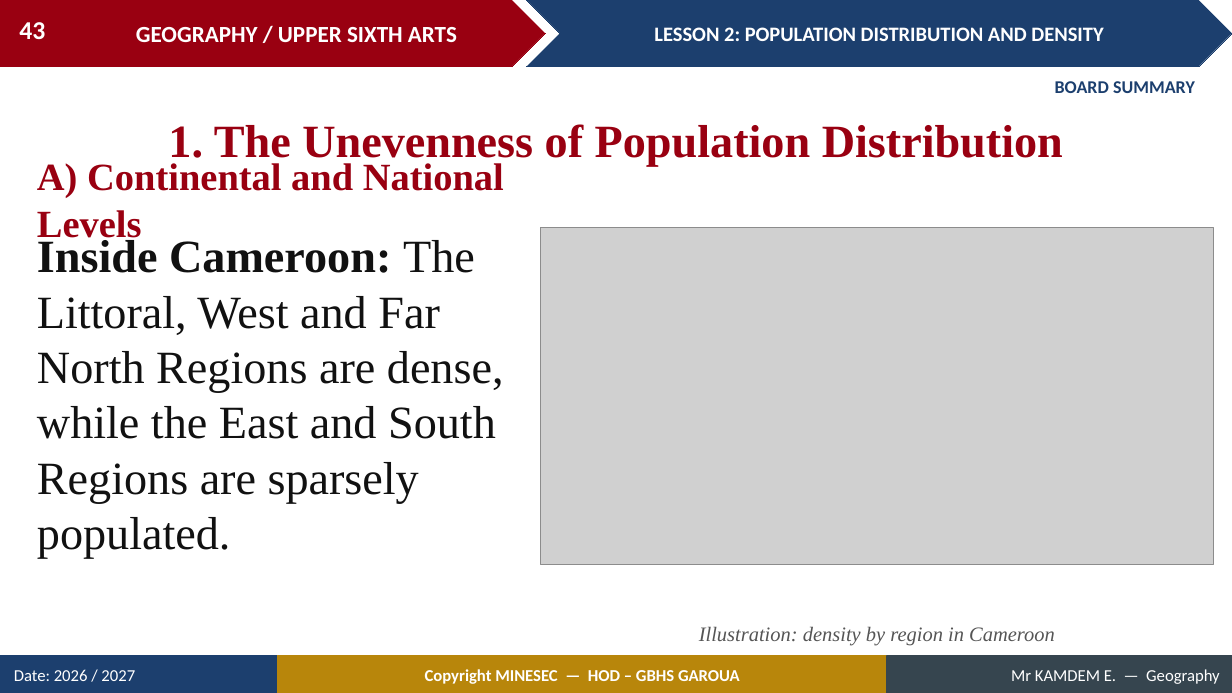
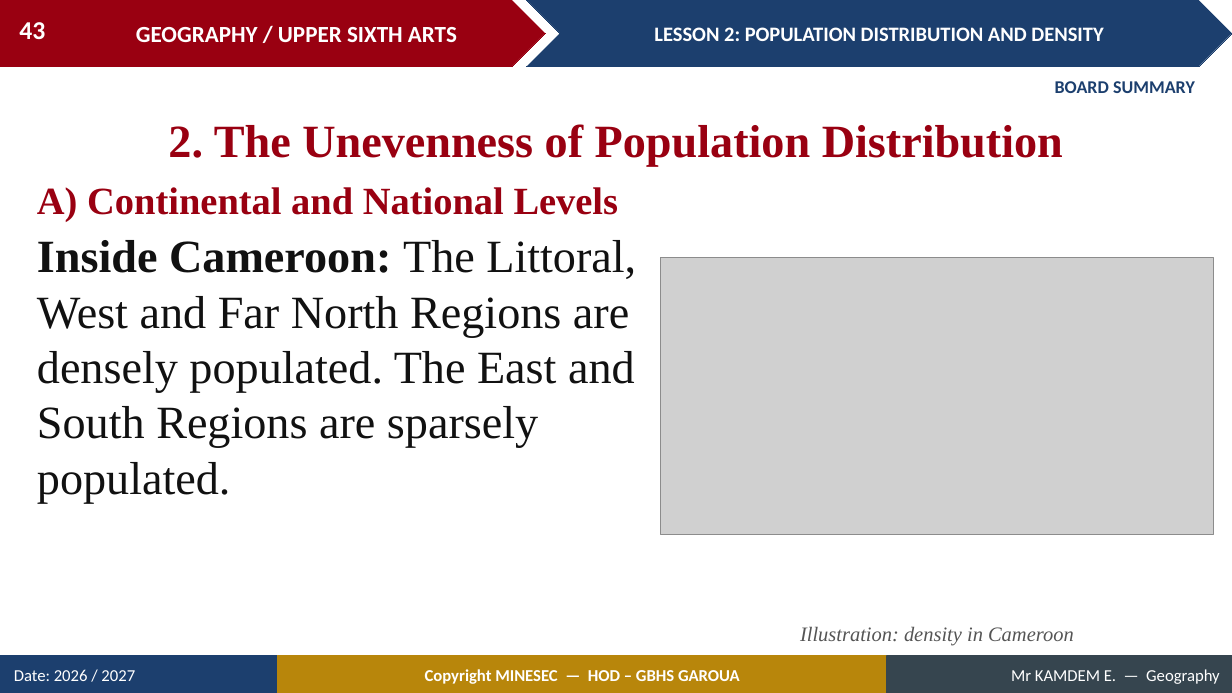
Before and after one commit to Berthautk/linea-github, a slide deck: slide 43 of lecons/USA/Population Geography/02_USA_POP_L02_Population_Distribution_and_Density.pptx. Drawn at 1232x693 pixels with LibreOffice and Linux fonts; fonts in the diff are those of the drawing; grey boxes stand for pictures. Boxes give left, top, right and bottom in pixels: in the first picture for what was removed or moved away, otherwise in the second. Text is boxed around its words. In the diff, an @@ line names an element or a change of style, - is before the commit and + after.

```diff
--- a/lecons/USA/Population Geography/02_USA_POP_L02_Population_Distribution_and_Density.pptx
+++ b/lecons/USA/Population Geography/02_USA_POP_L02_Population_Distribution_and_Density.pptx
@@ text at <box>168,124,1063,166</box>: text changed @@
-1. The Unevenness of Population Distribution
+2. The Unevenness of Population Distribution
@@ text "A) Continental and National Levels" rewrapped from <box>37,163,504,245</box> to <box>37,187,619,222</box> @@
@@ text at <box>37,240,636,503</box>: text changed @@
-Inside Cameroon: The Littoral, West and Far North Regions are dense, while the East and South Regions are sparsely populated.
+Inside Cameroon: The Littoral, West and Far North Regions are densely populated. The East and South Regions are sparsely populated.
@@ picture: place and size @@
-picture at <box>541,227,1214,564</box>
+picture at <box>661,258,1214,534</box>
@@ text at <box>800,626,1074,646</box>: text changed @@
-Illustration: density by region in Cameroon
+Illustration: density in Cameroon
```
Also in this commit, not shown: 13 other slides changed, 3 slides added, 7 slides removed, 25 other files.
